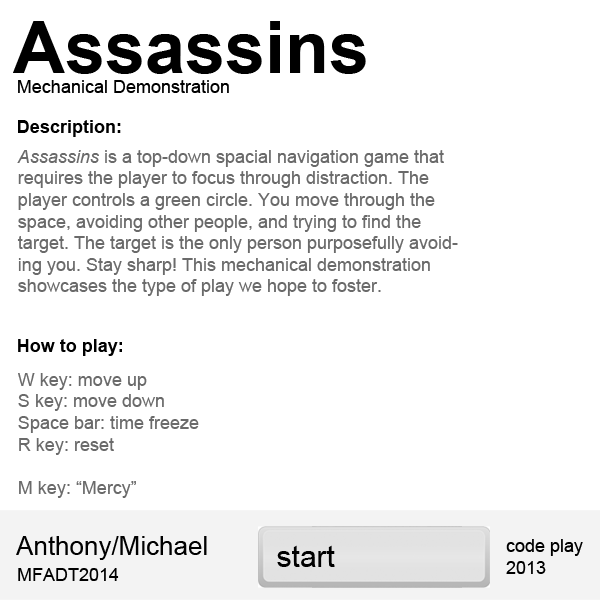
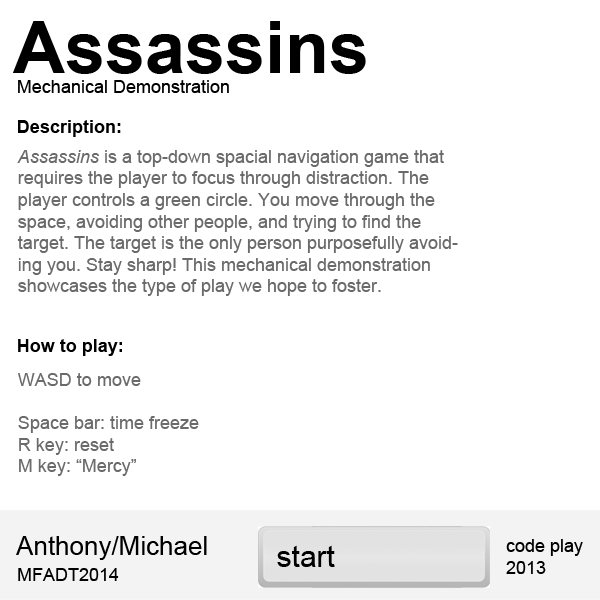
Layers edited between the first and the second 600 x 600 image:
painted on "How to play text" over (18, 373, 164, 498)
